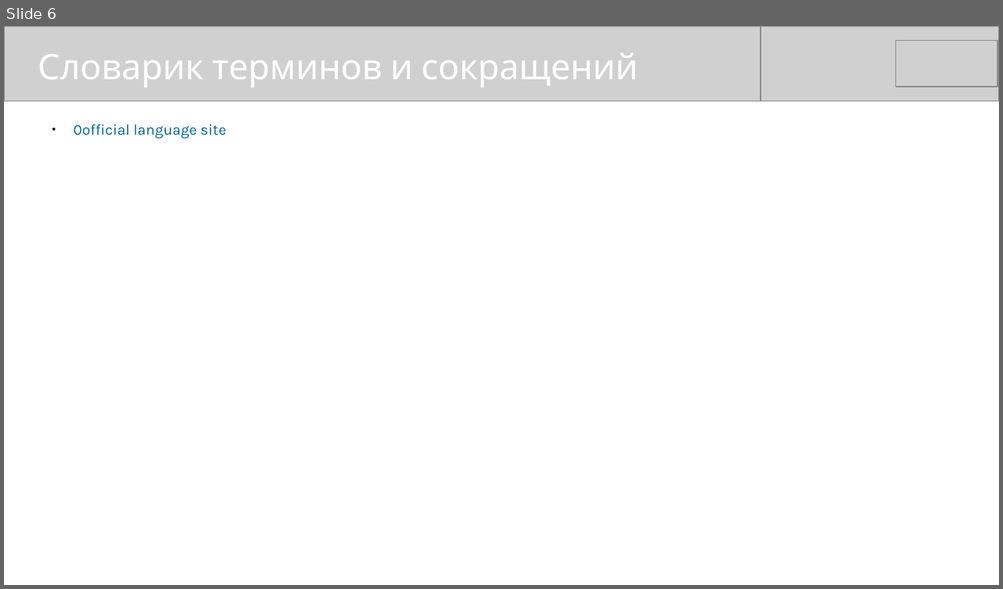
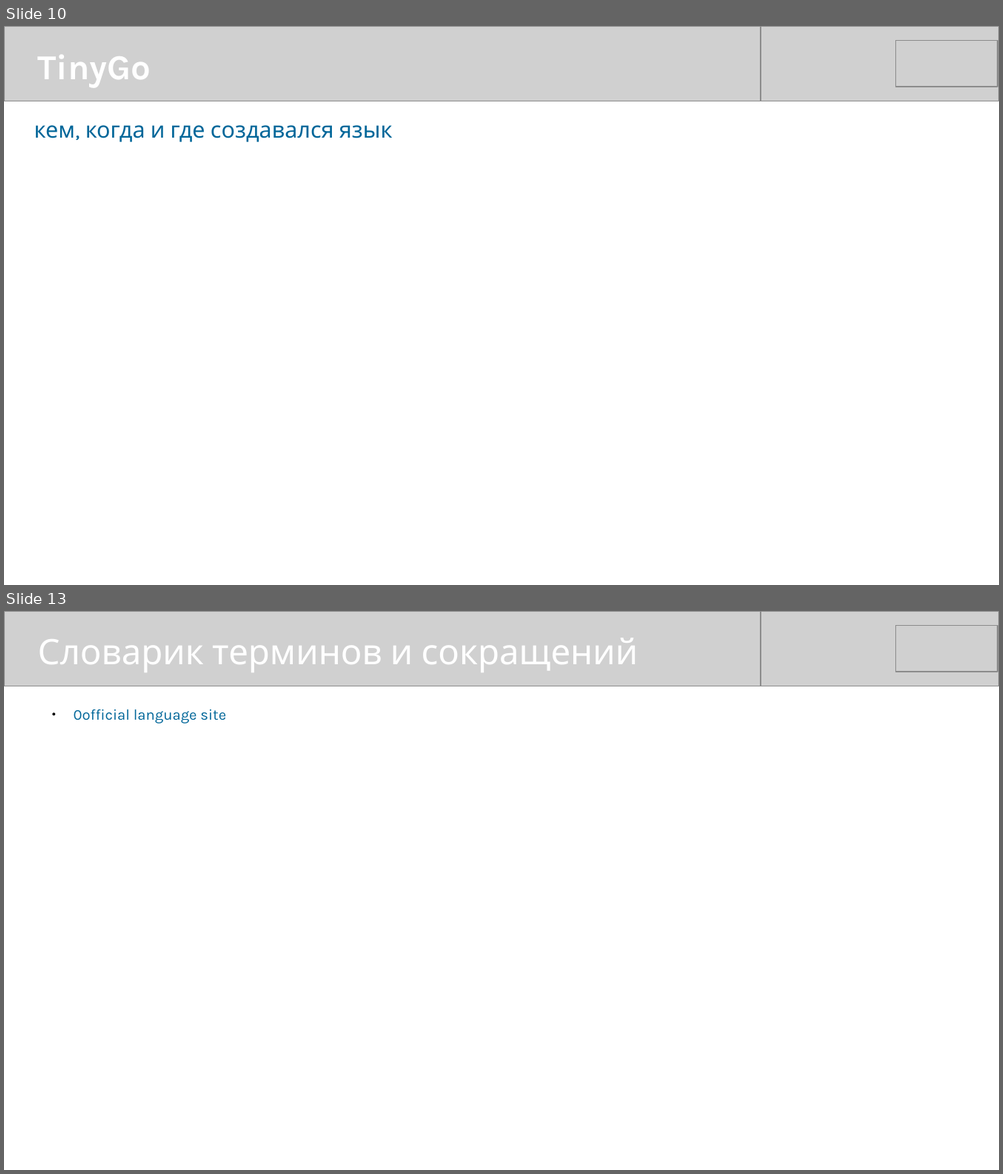
Before and after one commit to mike-shock/Go_language, a slide deck: Go_Intro.odp. Shown one above the other, each under a label of ours: slide 6 before the commit, slides 10 and 13 after it; the slides between them are not shown. The pictures are 1003x589 and 1003x1174 pixels, drawn with LibreOffice and Linux fonts; fonts in the diff are those of the drawing; grey boxes stand for pictures. Boxes give left, top, right and bottom in pixels: in the first picture for what was removed or moved away, otherwise in the second. Text is boxed around its words. In the diff, an @@ line names an element or a change of style, - is before the commit and + after.

```diff
--- a/Go_Intro.odp
+++ b/Go_Intro.odp
@@ slide 10 added at <box>4,26,999,585</box>, background #FFFFFF @@
@@ picture added at <box>4,26,760,101</box> @@
@@ picture added at <box>242,26,999,101</box> @@
@@ picture added at <box>896,41,998,87</box> @@
@@ text added at <box>38,55,151,87</box>, 28 pt, text #FFFFFF, bold @@
+TinyGo
@@ text added at <box>34,125,392,142</box>, 18 pt, text #006699 @@
+кем, когда и где создавался язык
@@ what was slide 6 is now slide 13 @@
```
Also in this commit, not shown: 5 slides changed, 6 other slides added, 5 other files.
